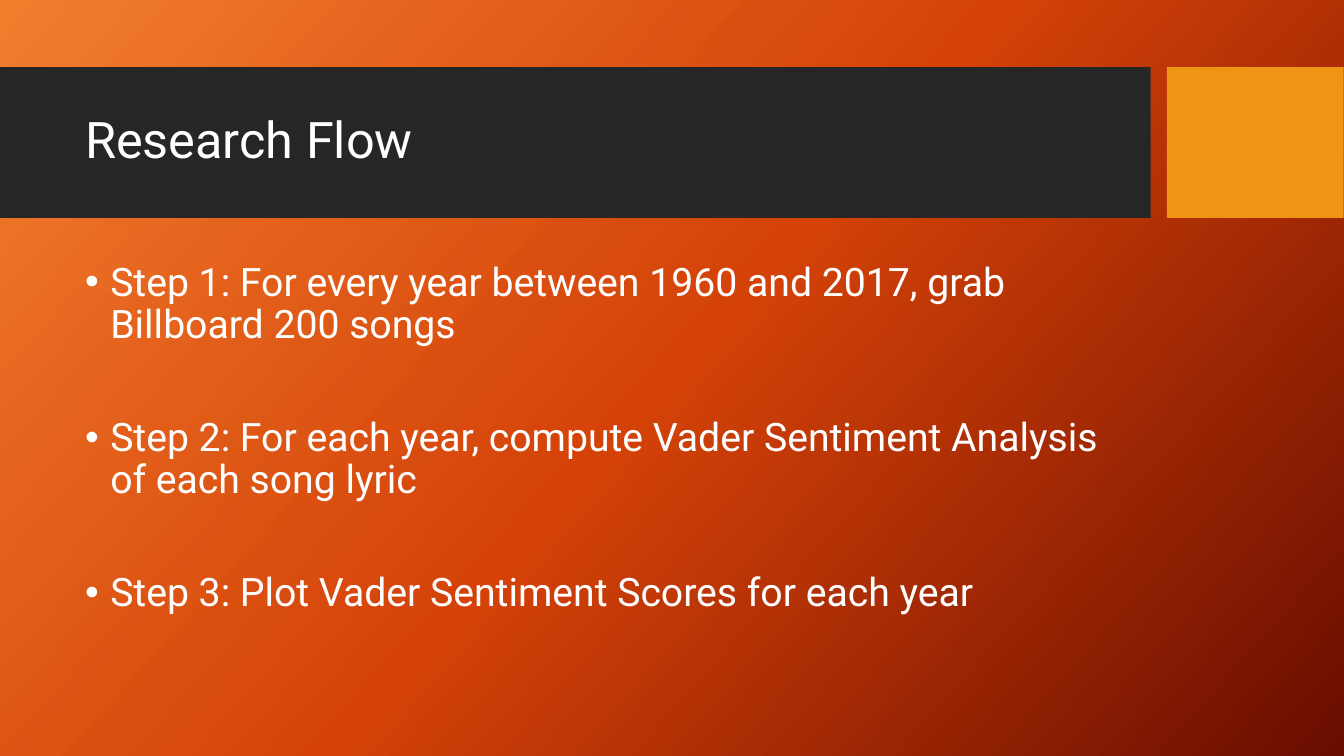
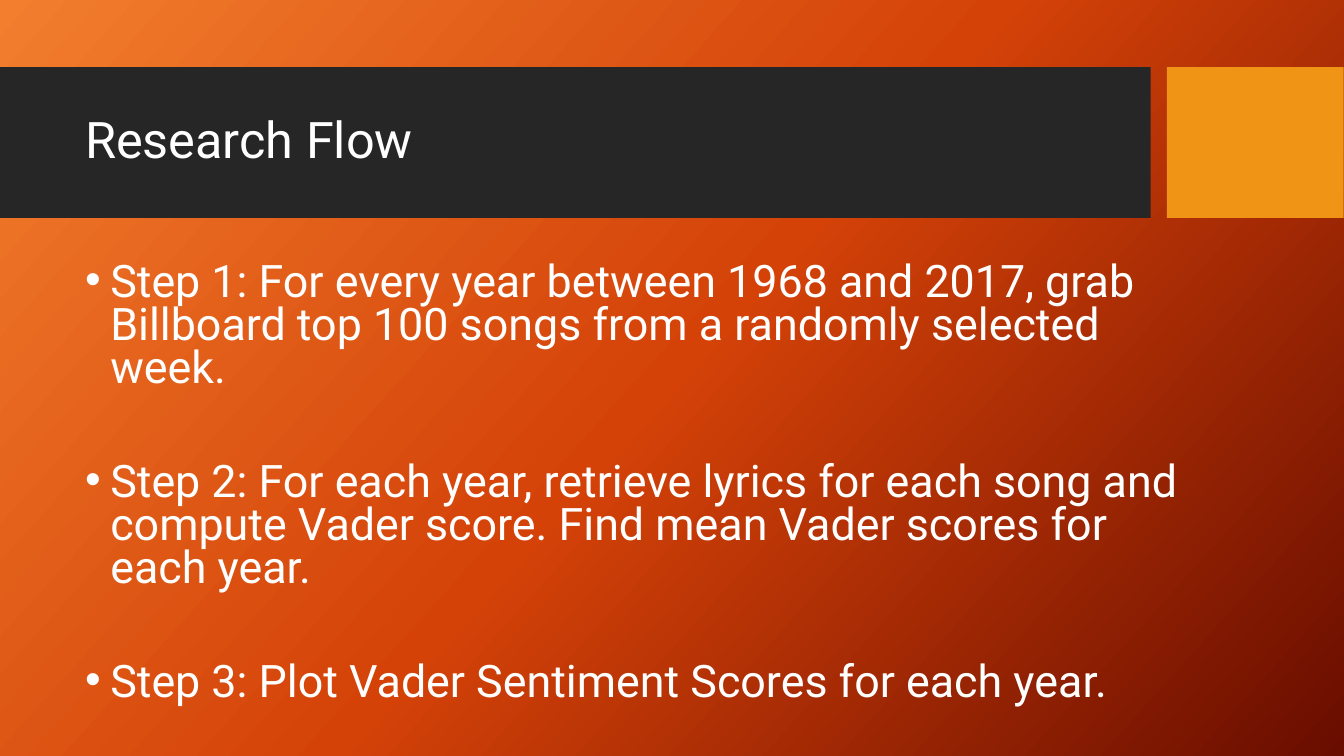
Before and after one commit to RichMoe1/Team3, a slide deck: slide 8 of Draft Presentation.pptx (slide 5 before the commit). Drawn at 1344x756 pixels with LibreOffice and Linux fonts; fonts in the diff are those of the drawing; background and template pictures are left out. Boxes give left, top, right and bottom in pixels: in the first picture for what was removed or moved away, otherwise in the second. Text is boxed around its words. In the diff, an @@ line names an element or a change of style, - is before the commit and + after.

Commit message:
updated presentation plus vader examples notebook

```diff
--- a/Draft Presentation.pptx
+++ b/Draft Presentation.pptx
@@ text at (110, 263, 1177, 707): text changed; size 28 to 32 pt @@
-• Step 1: For every year between 1960 and 2017, grab Billboard 200 songs
-• Step 2: For each year, compute Vader Sentiment Analysis of each song lyric
-• Step 3: Plot Vader Sentiment Scores for each year
+• Step 1: For every year between 1968 and 2017, grab Billboard top 100 songs from a randomly selected week.
+• Step 2: For each year, retrieve lyrics for each song and compute Vader score. Find mean Vader scores for each year.
+• Step 3: Plot Vader Sentiment Scores for each year.
```
Also in this commit, not shown: 6 other slides changed, 3 slides added, 2 other files.
